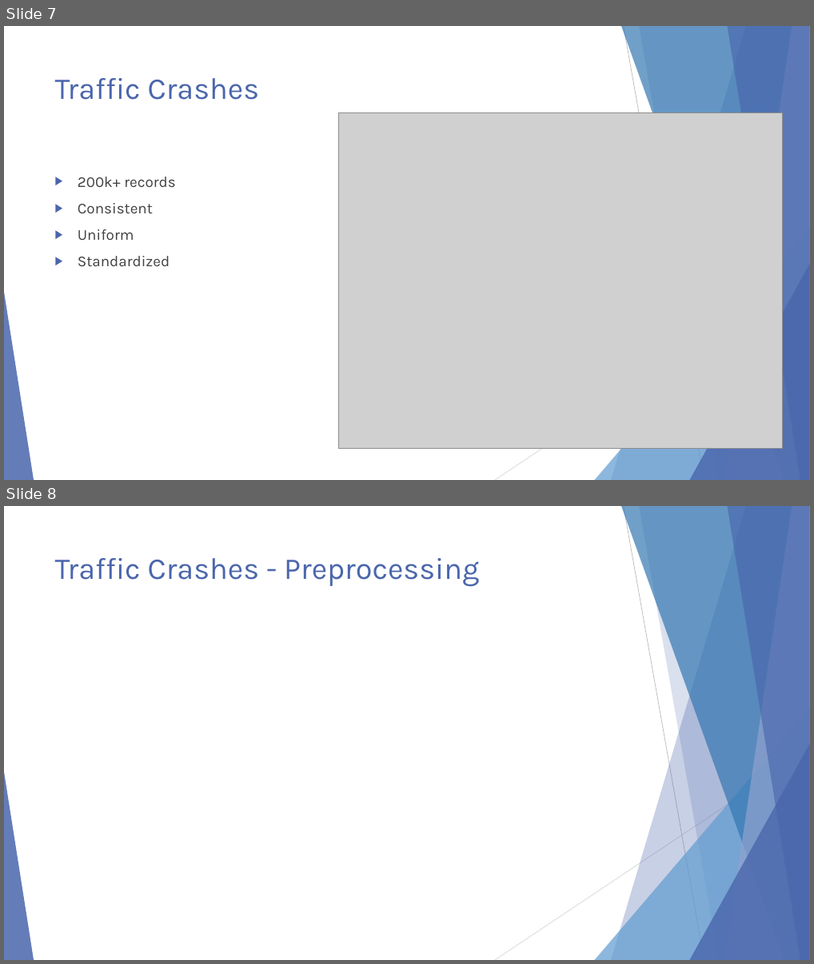
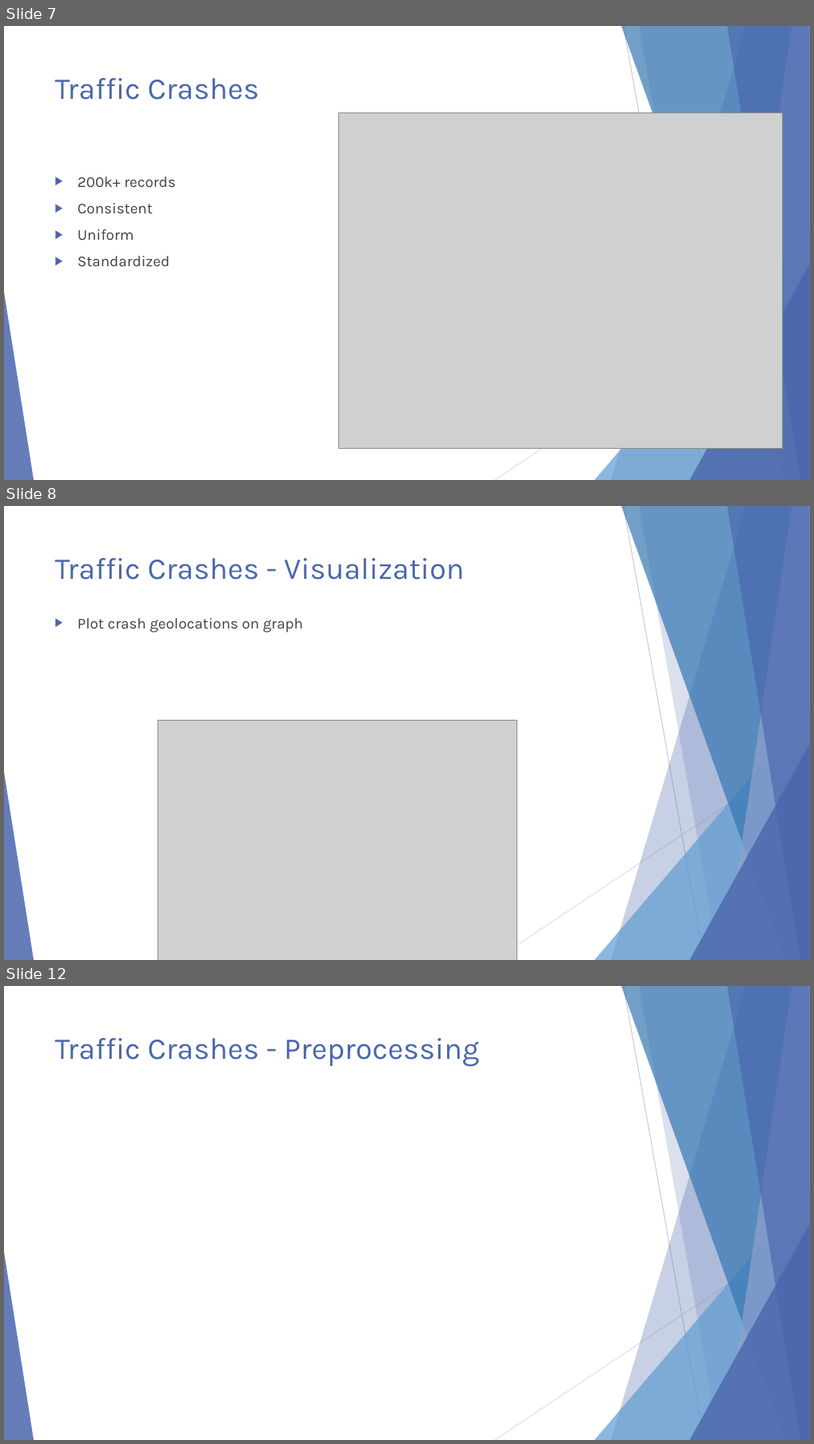
Before and after one commit to ndarwich/Crash-Analysis, a slide deck: Slides/An Investigation.pptx. Shown one above the other, each under a label of ours: slides 7 and 8 before the commit, slides 7, 8 and 12 after it; the slides between them are not shown. The pictures are 814x964 and 814x1444 pixels, drawn with LibreOffice and Linux fonts; fonts in the diff are those of the drawing; grey boxes stand for pictures. Boxes give left, top, right and bottom in pixels: in the first picture for what was removed or moved away, otherwise in the second. Text is boxed around its words. In the diff, an @@ line names an element or a change of style, - is before the commit and + after.

Commit message:
include visualization slides

```diff
--- a/Slides/An Investigation.pptx
+++ b/Slides/An Investigation.pptx
@@ slide 8 added at <box>4,506,810,960</box>, background #FFFFFF; not listed: 10 template elements that a slide beside it also shows @@
@@ title added at <box>55,558,464,580</box>, 36 pt, text #4A66AC @@
+Traffic Crashes - Visualization
@@ text added at <box>78,618,303,632</box>, 18 pt, text #404040 @@
+▶ Plot crash geolocations on graph
@@ picture added at <box>158,720,518,960</box> @@
@@ what was slide 8 is now slide 12 @@
```
Also in this commit, not shown: 3 other slides added.
